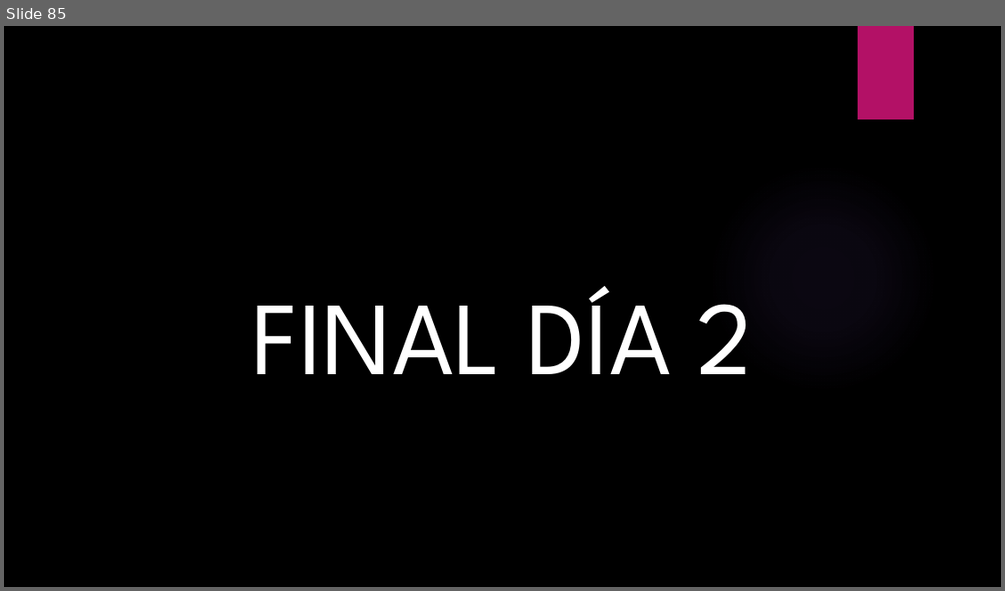
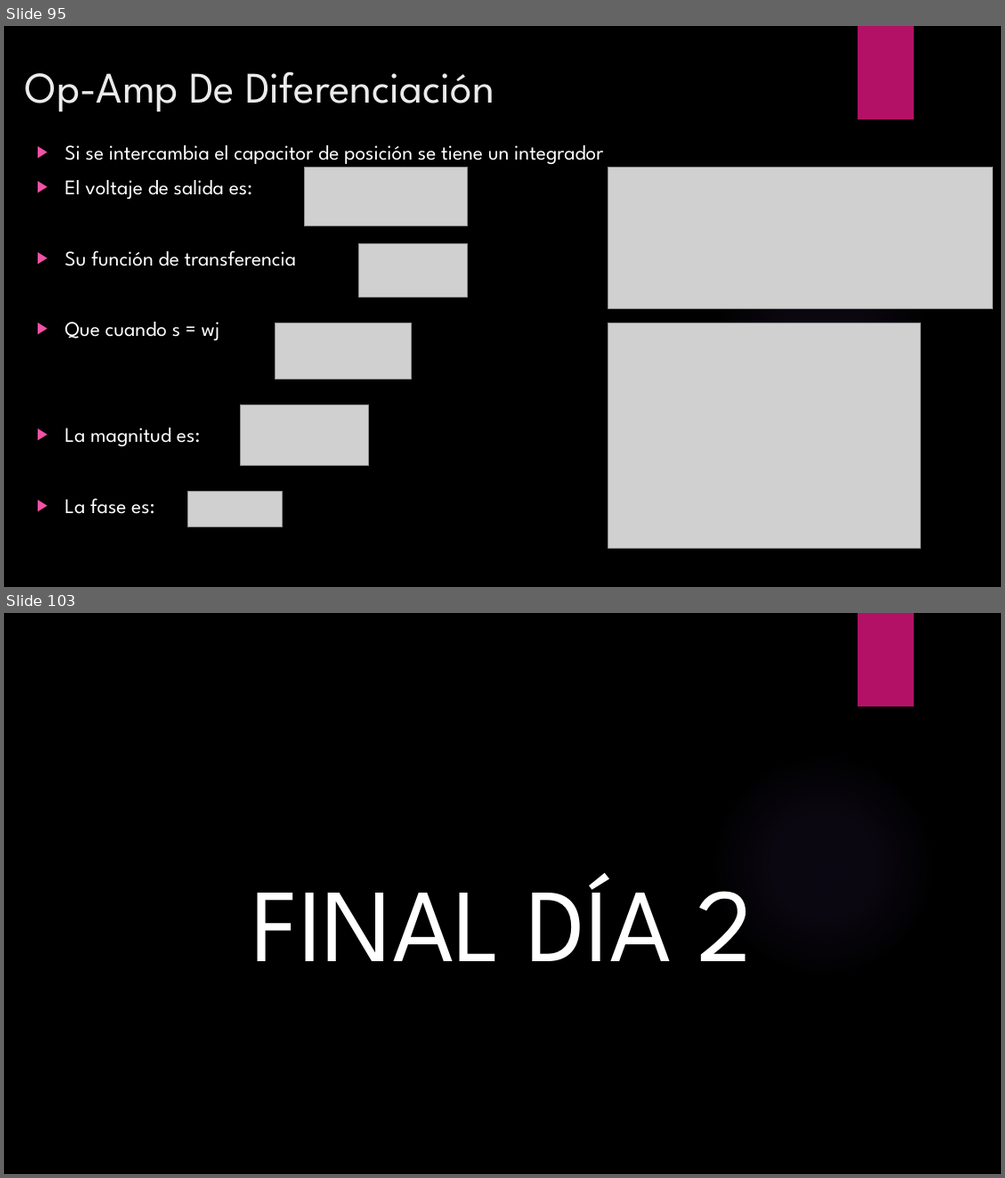
Before and after one commit to ulatinaedupa/ElectronicsII, a slide deck: Presentación/Electronica II.pptx. Shown one above the other, each under a label of ours: slide 85 before the commit, slides 95 and 103 after it; the slides between them are not shown. The pictures are 1005x591 and 1005x1178 pixels, drawn with LibreOffice and Linux fonts; fonts in the diff are those of the drawing; grey boxes stand for pictures; background and template pictures are left out. Boxes give left, top, right and bottom in pixels: in the first picture for what was removed or moved away, otherwise in the second. Text is boxed around its words. In the diff, an @@ line names an element or a change of style, - is before the commit and + after.

```diff
--- a/Presentación/Electronica II.pptx
+++ b/Presentación/Electronica II.pptx
@@ slide 95 added at [4,26,1001,587], background picture (left out); not listed: 2 template elements that a slide beside it also shows @@
@@ title added at [25,71,494,112], 42 pt, text #EBEBEB @@
+Op-Amp De Diferenciación
@@ text added at [65,145,603,514], 20 pt, text #FFFFFF @@
+▶ Si se intercambia el capacitor de posición se tiene un integrador
+▶ El voltaje de salida es:
+▶ Su función de transferencia
+▶ Que cuando s = wj
+▶ La magnitud es:
+▶ La fase es:
@@ picture added at [304,168,467,226] @@
@@ picture added at [608,168,994,309] @@
@@ picture added at [359,244,468,297] @@
@@ picture added at [275,322,411,378] @@
@@ picture added at [608,322,920,548] @@
@@ picture added at [241,404,368,466] @@
@@ picture added at [187,491,283,526] @@
@@ what was slide 85 is now slide 103 @@
```
Also in this commit, not shown: 28 other slides added, 11 slides removed.
